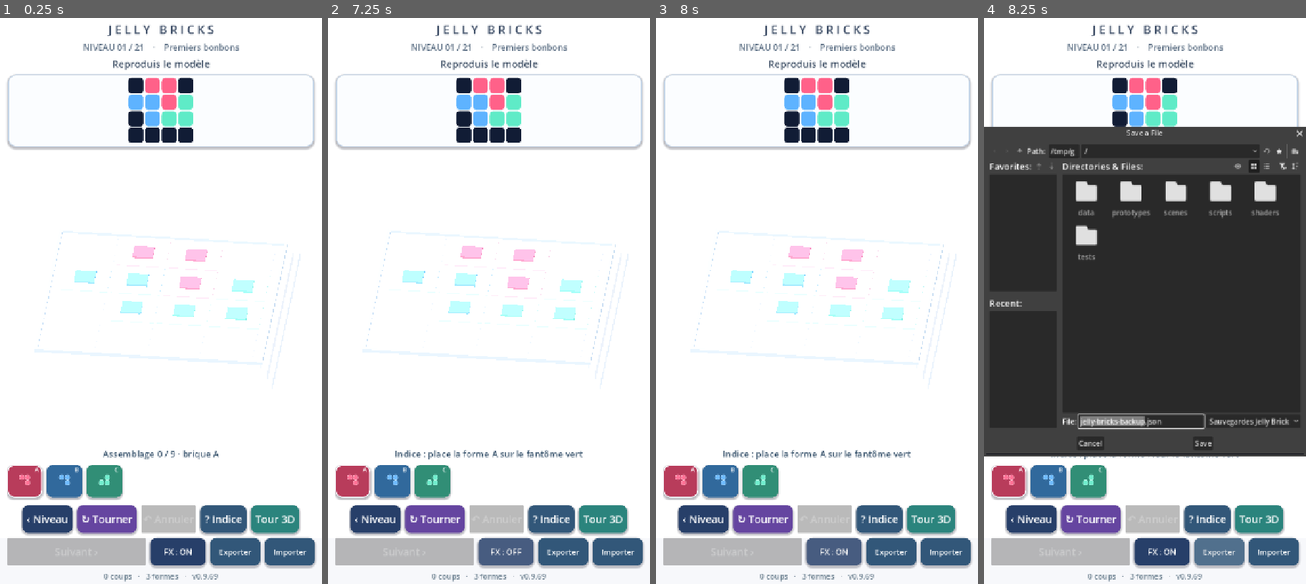
Above: before the commit, frames 1-4 (left to right).
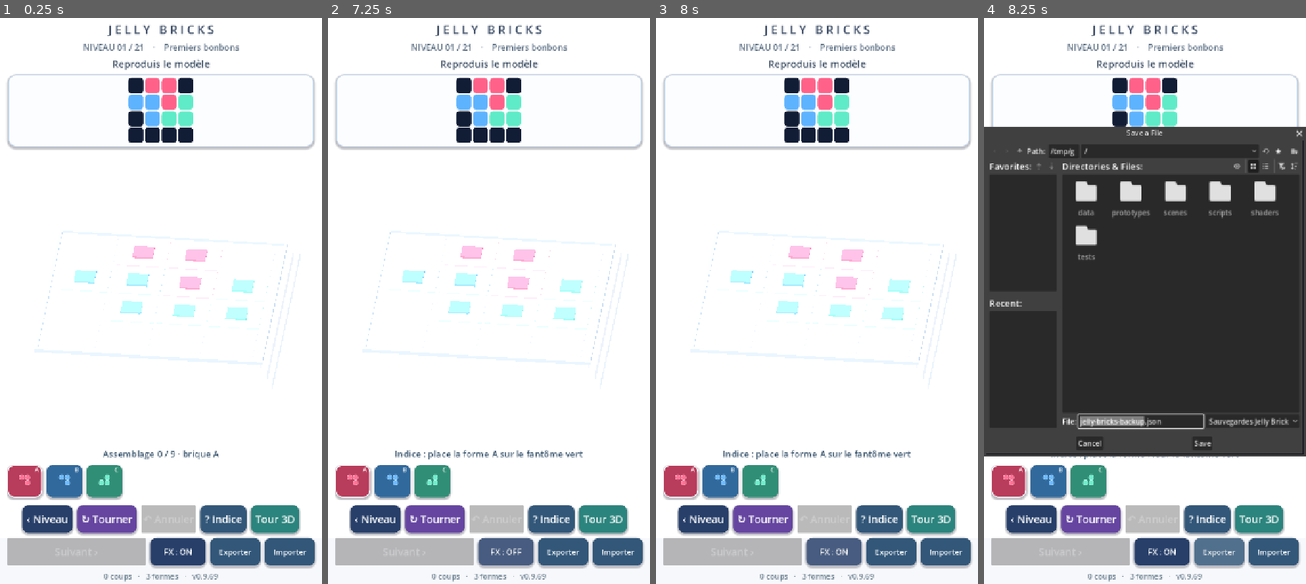
Above: after the commit, the same moments.

Repository: dbrckk/Jelly-bricks
Game: Godot game, scene res://scenes/main.tscn
The game is run twice, just before and just after one commit, with the same random seed, the same clock (stepped at 60 frames per second) and the same inputs.
Inputs (mouse positions are in pixels of both pictures, inside the frame that each line leads up to):
- Up to frame 1 (0.25 s): no input
- Up to frame 2 (7.25 s): click (353, 482) at 0.52 s; click (392, 482) at 1.27 s; click (431, 482) at 2.02 s; click "‹ Niveau" at 2.75 s; click "↻ Tourner" at 3.5 s; click "? Indice" at 4.25 s; click "Tour 3D" at 5 s; click "‹ Puzzles" at 5.75 s; click "FX : ON" at 6.5 s
- Up to frame 3 (8 s): click "FX : OFF" at 7.25 s
- Up to frame 4 (8.25 s): click "Exporter" at 8 s

Frames 1-3 are identical in both runs. In frame 4, 0.7% of the frame differs, in the area x 26-100%, y 19-77%.

Commit message:
feat(gel): synchronized near-incompressible volume scaling in wet_coat.gdshader

Diff:
--- a/native-godot/prototypes/single_brick/wet_coat.gdshader
+++ b/native-godot/prototypes/single_brick/wet_coat.gdshader
@@ -16,6 +16,9 @@
 // Identical whole-body silhouette deformation to wet_gel.gdshader.
 uniform float silhouette_softness : hint_range(0.0, 1.0) = 0.0;
 uniform float momentum_lag : hint_range(-1.0, 1.0) = 0.0;
+// Optional analytical incompressibility cue for the v9 dual-gel lab.
+// Default zero preserves old projects / screenshots.
+uniform float volume_conservation : hint_range(0.0, 1.0) = 0.0;
 // Local impact point comes from PhysicsDirectBodyState3D, not a guessed
 // brick midpoint. All three are zero/no-op in legacy reference scenes.
 uniform vec3 impact_local_point = vec3(0.5, 0.1, 0.5);
@@ -27,7 +30,14 @@
     float w = clamp((VERTEX.y - 0.055) / 0.76, 0.0, 1.0);
     float compressed = 1.0 - deformation * 0.19;
     vec2 away = VERTEX.xz - brick_extent * 0.5;
-    VERTEX.xz += away * deformation * 0.10 * (1.0 - w * 0.45);
+    float baseline_width = 1.0 +
+        deformation * 0.10 * (1.0 - w * 0.45);
+    // For incompressible volume, width² * height ~= 1. Applied to both
+    // glossy coat and tinted core with exactly the SAME coefficients.
+    float conserved_width = inversesqrt(max(compressed, 0.68));
+    float blended_width = mix(baseline_width, conserved_width,
+        volume_conservation * (0.75 + 0.25 * w));
+    VERTEX.xz += away * (blended_width - 1.0);
     VERTEX.y = 0.055 + (VERTEX.y - 0.055) * compressed;
     // Same mid-body inflation and inertial follow-through as the core.
     float body_band = smoothstep(0.095, 0.22, VERTEX.y) *
@@ -89,8 +99,7 @@
     // vibrating surface, making soft gel look like solid lacquer. Rebuild
     // the displaced top normal from the exact analytical wave gradient.
     // Keep identical maths in the core and coat so they reflect as one skin.
-    float width_scale = (1.0 + deformation * 0.10 *
-        (1.0 - w * 0.45)) * (1.0 + belly);
+    float width_scale = blended_width * (1.0 + belly);
     vec3 elastic_normal = normalize(vec3(
         NORMAL.x / width_scale,
         NORMAL.y / max(compressed, 0.25),
